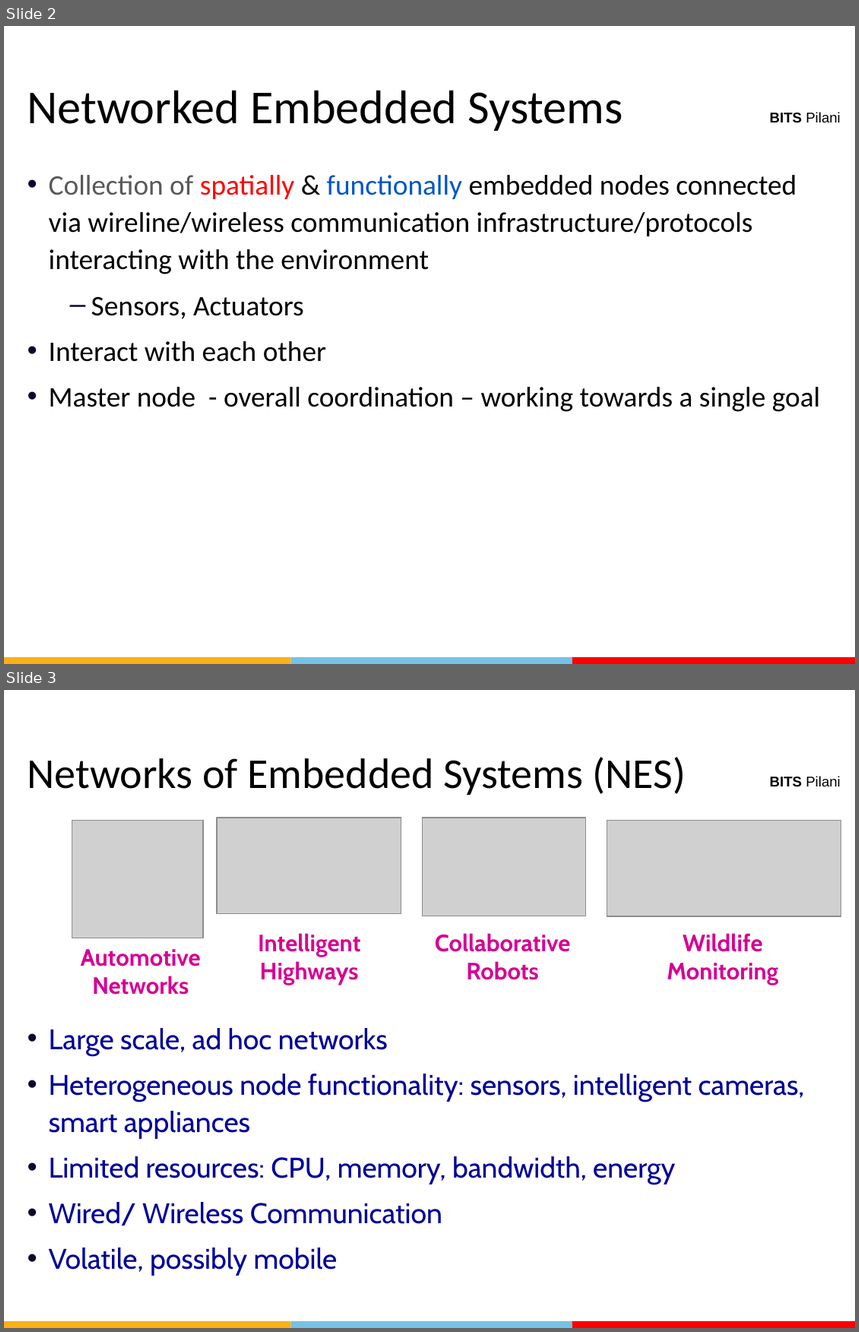
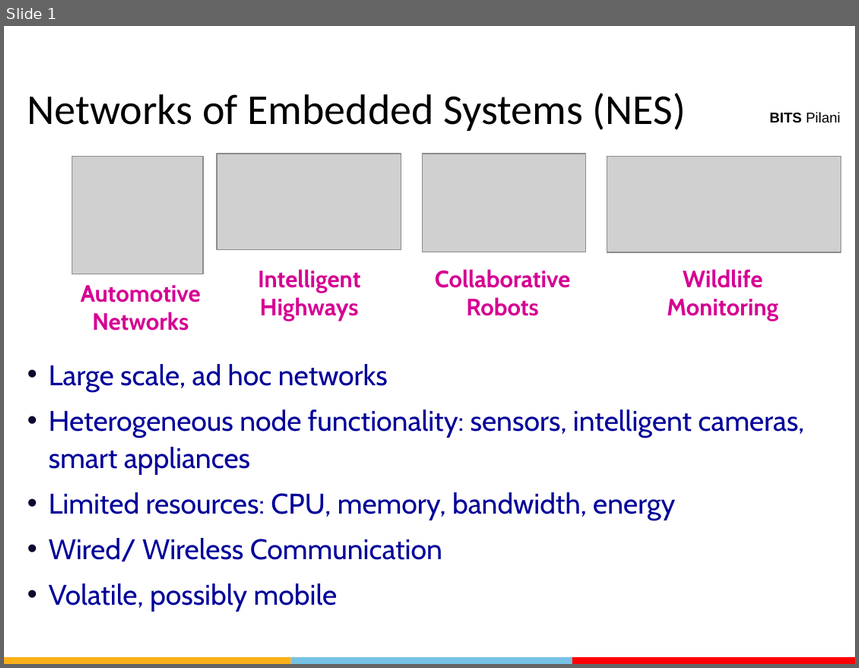
Before and after one commit to AbidKhan01ak/Mtech-7th-Sem, a slide deck: NEA/Recorded Lectures/1426783_81212_rl1.1.1.pptx. Shown one above the other, each under a label of ours: slides 2 and 3 before the commit, slide 1 after it. The pictures are 859x1332 and 859x668 pixels, drawn with LibreOffice and Linux fonts; fonts in the diff are those of the drawing; grey boxes stand for pictures; background and template pictures are left out. Boxes give left, top, right and bottom in pixels: in the first picture for what was removed or moved away, otherwise in the second. Text is boxed around its words. In the diff, an @@ line names an element or a change of style, - is before the commit and + after.

```diff
--- a/NEA/Recorded Lectures/1426783_81212_rl1.1.1.pptx
+++ b/NEA/Recorded Lectures/1426783_81212_rl1.1.1.pptx
@@ slide 2 removed at (4,26,855,664), background #FFFFFF; not listed: 4 template elements that a slide beside it also shows @@
@@ title removed at (28,90,623,131) @@
-Networked Embedded Systems
@@ text removed at (49,175,820,412) @@
-• Collection of spatially & functionally embedded nodes connected via wireline/wireless communication infrastructure/protocols interacting with the environment
-  – Sensors, Actuators
-• Interact with each other
-• Master node - overall coordination – working towards a single goal
@@ what was slide 3 is now slide 1 @@
```
Also in this commit, not shown: 6 other slides removed, 24 other files.
